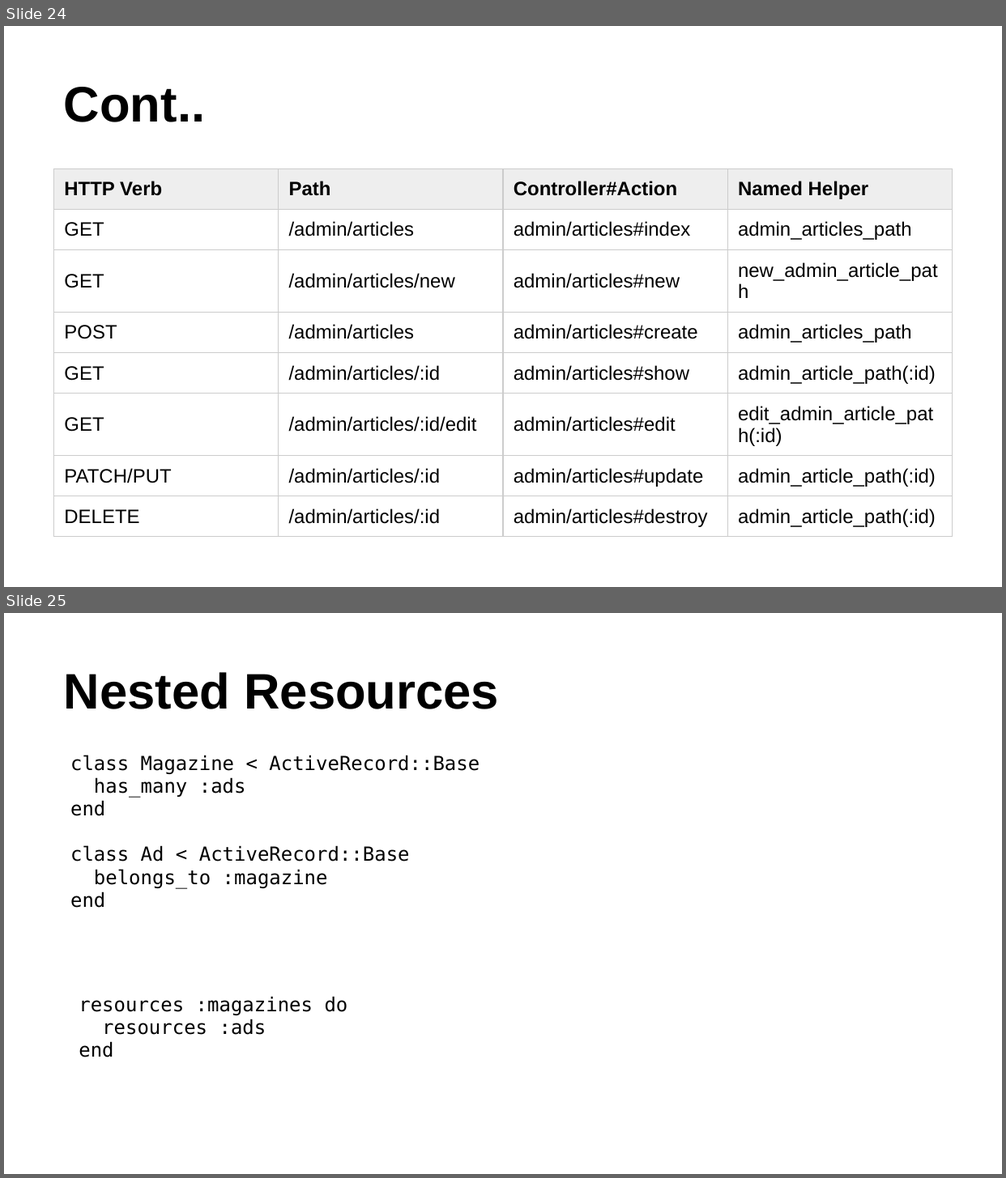
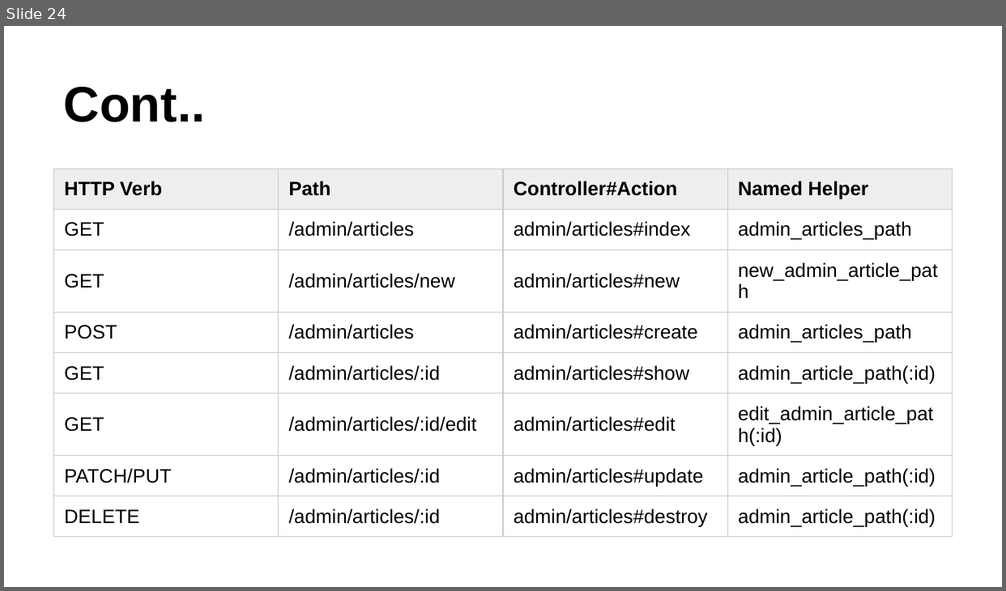
Before and after one commit to rubypool/rails-training-material, a slide deck: Ruby_On_Rails_Deck-Controller.pptx. Shown one above the other, each under a label of ours: slides 24 and 25 before the commit, slide 24 after it. The pictures are 1006x1178 and 1006x591 pixels, drawn with LibreOffice and Linux fonts; fonts in the diff are those of the drawing. Boxes give left, top, right and bottom in pixels: in the first picture for what was removed or moved away, otherwise in the second. Text is boxed around its words. In the diff, an @@ line names an element or a change of style, - is before the commit and + after.

```diff
--- a/Ruby_On_Rails_Deck-Controller.pptx
+++ b/Ruby_On_Rails_Deck-Controller.pptx
@@ slide 25 removed at bbox=[4, 613, 1002, 1174], background #FFFFFF @@
@@ title removed at bbox=[64, 672, 499, 709] @@
-Nested Resources
@@ table removed at bbox=[71, 752, 662, 915], 1 rows, 1 columns @@
-class Magazine < ActiveRecord::Base / has_many :ads / end / class Ad < ActiveRecord::Base / belongs_to :magazine / end
@@ table removed at bbox=[79, 993, 670, 1063], 1 rows, 1 columns @@
-resources :magazines do / resources :ads / end
```
Also in this commit, not shown: 4 slides changed, 8 slides added, 3 other slides removed.
